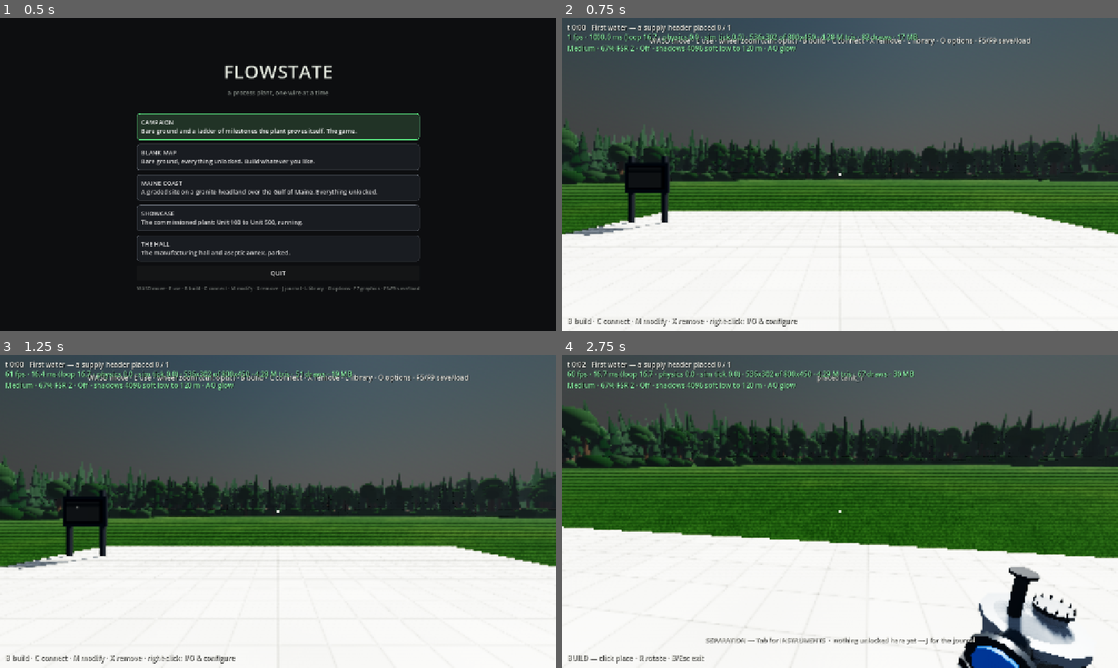
Above: before the commit, frames 1-4 (two rows, left to right).
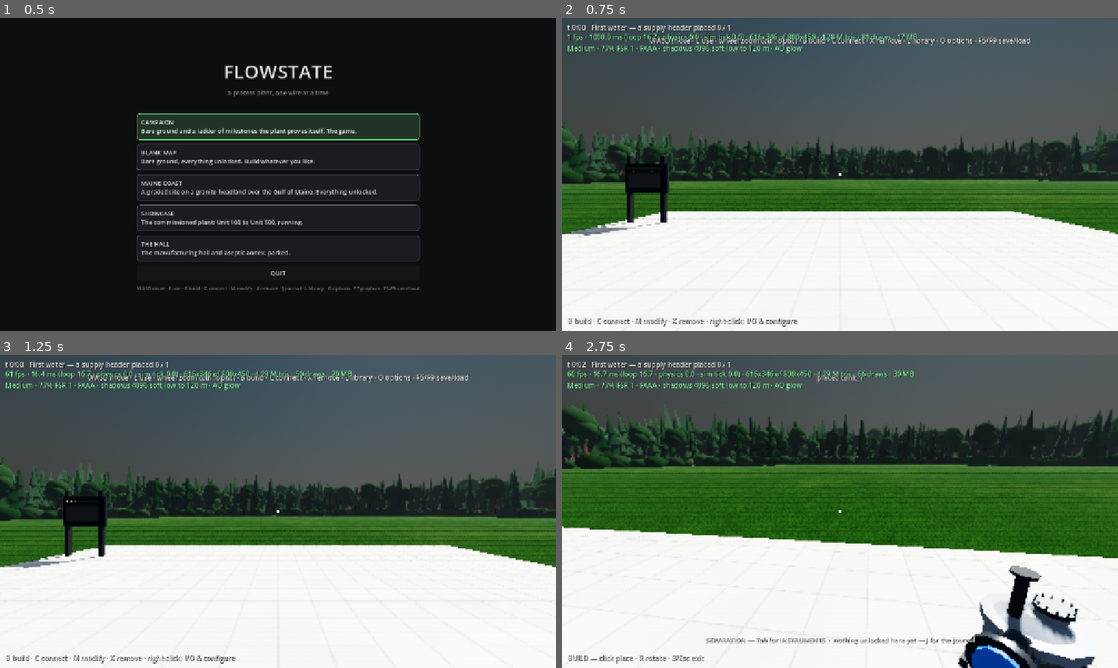
Above: after the commit, the same moments.

Repository: whharris917/flowstate
Game: Godot game, scene res://world/menu.tscn
Two runs of this game, one before a commit and one after it. Both use one fixed random seed, a clock stepped at 60 frames per second and the inputs below. Sound files missing from this copy of the repository are replaced by a short silence.
Inputs (mouse positions are in pixels of both pictures, inside the frame that each line leads up to):
- Up to frame 1 (0.5 s): no input
- Up to frame 2 (0.75 s): click "CAMPAIGN Bare ground and a la…" at 0.5 s
- Up to frame 3 (1.25 s): no input
- Up to frame 4 (2.75 s): move the mouse to (867, 511) at 1.27 s; hold B (build_mode) 1.28-2.03 s; hold W (move_forward) from 1.28 s (still down); click (867, 511) at 1.42 s; move the mouse to (812, 511) at 2.02 s; tap Tab (catalog_page) at 2.1 s

Frame 1 is identical in both runs. In frame 2, 4.4% of the frame differs, in the area x 0-100%, y 4-70%; in frame 3, 4.3%; in frame 4, 5.9%, in the area x 0-100%, y 4-100%.

Commit message:
Low and Medium upscale with FSR 1: FSR 2 cost the integrated GPU half the frame
The Maine probe now bisects the Low preset, hiding each landscape
part in turn and swapping the upscaler: FSR 2 at 59 % read 41 fps,
FSR 1 78, and full resolution with no upscaler 62. Low and Medium use
FSR 1 (Medium at 77 % with FXAA). The star dome is hidden by day, when
it drew nothing and cost 4 fps; past 110 m the terrain shader takes a
cheap path. The Maine coast goes from 55 / 37 to 81 / 47 on Low and
Medium.

Co-Authored-By: Claude Fable 5.1 <noreply@anthropic.com>
Claude-Session: https://claude.ai/code/session_01QTpjTWMpBneuKPfakVwF2u

Diff:
--- a/game/ui/graphics_settings.gd
+++ b/game/ui/graphics_settings.gd
@@ -14,11 +14,14 @@
 # What each preset sets. High is the game as it was tuned on
 # 2026-09-11; Low is what an integrated GPU can hold; Ultra adds the
 # global illumination and fog the old "high lighting" toggle held.
+# Low and Medium upscale with FSR 1, not FSR 2: on the director's
+# integrated GPU FSR 2's temporal pass cost half the frame (the Maine
+# coast on Low: 41 fps with it, 78 without, 2026-09-13).
 const PRESETS: Dictionary = {
-	"Low": {"scale": 0.59, "upscaler": "fsr2", "aa": "off", "shadow_size": 2048,
+	"Low": {"scale": 0.59, "upscaler": "fsr1", "aa": "off", "shadow_size": 2048,
 		"shadow_filter": "hard", "shadow_distance": 60, "shadow_splits": 2, "ssao": false, "ssr": false,
 		"glow": false, "sdfgi": false, "volumetric_fog": false, "tree_shadows": false},
-	"Medium": {"scale": 0.67, "upscaler": "fsr2", "aa": "off", "shadow_size": 4096,
+	"Medium": {"scale": 0.77, "upscaler": "fsr1", "aa": "fxaa", "shadow_size": 4096,
 		"shadow_filter": "soft_low", "shadow_distance": 120, "shadow_splits": 2, "ssao": true, "ssr": false,
 		"glow": true, "sdfgi": false, "volumetric_fog": false, "tree_shadows": true},
 	"High": {"scale": 1.0, "upscaler": "bilinear", "aa": "msaa4", "shadow_size": 8192,
--- a/game/world/maine_probe.gd
+++ b/game/world/maine_probe.gd
@@ -53,6 +53,45 @@
 		await _shot("user://%sgraphics_%s.png" % [_prefix, preset.to_lower()])
 		print("[probe] graphics %s: %.0f fps (loop %.0f ms) — %s" % [preset, best, loop_ms,
 			world.graphics.summary()])
+	# What each part of the landscape costs on Low (director, 2026-09-13:
+	# "not even reaching 60 fps on Low"): the rate with each part hidden
+	# in turn, and with the cheaper upscaler.
+	world.graphics.set_preset("Low")
+	world.graphics.apply(world)
+	var forests: Array[Forest] = []
+	for child in coast.get_children():
+		if child is Forest:
+			forests.append(child as Forest)
+	var terrain_mesh: MeshInstance3D = null
+	for child in coast.find_child("Terrain", false, false).get_children():
+		if child is MeshInstance3D:
+			terrain_mesh = child as MeshInstance3D
+	var stars: MeshInstance3D = (world as Object).get("_stars") as MeshInstance3D
+	var parts: Array = [
+		["everything", func(on: bool) -> void: pass],
+		["without the far wood", func(on: bool) -> void: forests[1].visible = on],
+		["without the near wood", func(on: bool) -> void: forests[0].visible = on],
+		["without the sea", func(on: bool) -> void: coast.sea.visible = on],
+		["without the terrain", func(on: bool) -> void: terrain_mesh.visible = on],
+		["without the star dome", func(on: bool) -> void: if stars != null: stars.visible = on],
+		["with FSR 2 instead of FSR 1", func(on: bool) -> void:
+			world.graphics.values["upscaler"] = "fsr1" if on else "fsr2"
+			world.graphics.apply(world)],
+		["at 100% scale, no upscaler", func(on: bool) -> void:
+			world.graphics.values["scale"] = 0.59 if on else 1.0
+			world.graphics.values["upscaler"] = "fsr2" if on else "bilinear"
+			world.graphics.apply(world)],
+	]
+	for part: Array in parts:
+		(part[1] as Callable).call(false)
+		await get_tree().create_timer(1.5).timeout
+		var best := 0.0
+		for _k in 4:
+			await get_tree().create_timer(0.5).timeout
+			best = maxf(best, Engine.get_frames_per_second())
+		print("[probe] Low %-30s %.0f fps · %.2f M tris" % [str(part[0]), best,
+			Performance.get_monitor(Performance.RENDER_TOTAL_PRIMITIVES_IN_FRAME) / 1.0e6])
+		(part[1] as Callable).call(true)
 	world.graphics.set_preset("High")
 	world.graphics.apply(world)
 	# From the east shore ledge, back up at the site.
--- a/game/world/sandbox.gd
+++ b/game/world/sandbox.gd
@@ -227,6 +227,9 @@
 func _on_time_of_day(_horizon: float, twilight: float) -> void:
 	if _stars_mat != null:
 		_stars_mat.set_shader_parameter("visibility", 1.0 - twilight)
+		# The dome covers the whole sky; by day it drew nothing and still
+		# cost the fill (4 fps on the laptop, 2026-09-13).
+		_stars.visible = twilight < 0.999
 	# Night level set with the director (2026-09-12): 3 was too dim, 9
 	# too bright; 5.5 is a lit night shift.
 	for light in _hall_lights:
--- a/game/world/terrain.gdshader
+++ b/game/world/terrain.gdshader
@@ -4,10 +4,15 @@
 // where it is steep or within the sea's reach, cobble where the site
 // says a beach is (vertex colour red), and the tide's bands on the
 // rock. Graded ground (vertex colour green) is plain field whatever
-// its height: a site is mown. World-space throughout, as the field
-// shader is, so nothing swims. Shared rock functions live in
-// granite.gdshaderinc.
+// its height: a site is mown. Outcrops (vertex colour blue) are rock.
+// World-space throughout, as the field shader is, so nothing swims.
+// Shared rock functions live in granite.gdshaderinc. Past FAR metres
+// the grain, the lichen and the relief are under a pixel, so the far
+// ground takes a cheap path: the same colours by slope and height
+// from one noise (2026-09-13: the full path cost the laptop 7 fps).
 #include "res://world/granite.gdshaderinc"
+
+const float FAR = 110.0;
 
 uniform float sea_y = -7.0;
 uniform float tide_y = -7.0;
@@ -32,7 +37,6 @@
 
 void fragment() {
 	float dist = length(world_pos - CAMERA_POSITION_WORLD);
-	float near = clamp(1.0 - dist / 25.0, 0.0, 1.0);
 	vec2 p = world_pos.xz;
 	vec3 wn = normalize(world_normal);
 	float slope = 1.0 - clamp(wn.y, 0.0, 1.0);
@@ -41,52 +45,67 @@
 	// ground keeps the rock and the heath.
 	float wild = 1.0 - smoothstep(0.5, 0.9, graded);
 
-	// The field: the grass shader's patches, clumps and blades, with
-	// drifts of heath (bayberry, juniper, blueberry) toward the shore.
-	float patches = value_noise(p * 0.07) * 0.6 + value_noise(p * 0.23 + 7.0) * 0.4;
-	float clumps = value_noise(p * 2.2 + 3.0);
-	float blades = value_noise(p * 38.0) * near;
-	vec3 veg = mix(grass_color, grass_dry, smoothstep(0.45, 0.90, patches) * 0.55);
-	veg = mix(veg, grass_dark, (1.0 - clumps) * 0.30);
-	veg *= 0.92 + 0.22 * (blades - 0.5 * near);
-	float heath = smoothstep(0.55, 0.85, value_noise(p * 0.03 + 41.0)) * (1.0 - smoothstep(9.0, 16.0, above)) * wild;
-	veg = mix(veg, heath_color * (0.85 + 0.3 * clumps), heath * 0.45);
+	if (dist > FAR) {
+		float patches = value_noise(p * 0.07);
+		vec3 veg = mix(grass_color, grass_dry, smoothstep(0.45, 0.90, patches) * 0.55);
+		float rockness = max(max(smoothstep(0.20, 0.40, slope), 1.0 - smoothstep(3.0, 6.0, above)) * wild, outcrop);
+		vec3 rock = lin(vec3(0.40, 0.36, 0.33));
+		float weed = (1.0 - smoothstep(1.2, 2.1, above)) * smoothstep(-3.5, -1.5, above);
+		rock = mix(rock, lin(vec3(0.11, 0.12, 0.04)), weed * 0.7);
+		rock = mix(rock, lin(vec3(0.07, 0.07, 0.04)), (1.0 - smoothstep(-2.5, -0.8, above)) * 0.8);
+		ALBEDO = mix(veg, rock, rockness);
+		ROUGHNESS = mix(0.96, 0.78, rockness);
+		SPECULAR = mix(0.08, 0.25, rockness);
+	} else {
+		float near = clamp(1.0 - dist / 25.0, 0.0, 1.0);
 
-	// Rock: every steep face, and the band the sea works — bare ledge
-	// to a few metres over high water, its upper edge ragged.
-	float rockness = smoothstep(0.20, 0.40, slope);
-	float shore = 1.0 - smoothstep(3.0, 6.0, above + 1.5 * value_noise(p * 0.06));
-	rockness = max(max(rockness, shore) * wild, outcrop);
-	vec3 rock = lichen(granite(world_pos, wn), world_pos, wn, above);
-	float rough = 0.78;
-	rock = shore_bands(rock, world_pos, wn, sea_y, tide_y, rough);
-	// A beach: cobble and gravel in the low band where the site says
-	// so, instead of ledge.
-	float cobble = beach * (1.0 - smoothstep(2.5, 4.0, above)) * smoothstep(-3.0, -1.0, above);
-	vec3 pebbles = mix(lin(vec3(0.30, 0.28, 0.26)), lin(vec3(0.42, 0.40, 0.36)), smoothstep(0.4, 0.8, value_noise(p * 9.0)));
-	pebbles = mix(pebbles, lin(vec3(0.36, 0.29, 0.23)), smoothstep(0.6, 0.9, value_noise(p * 3.3 + 5.0)) * 0.5);
-	pebbles *= 1.0 - 0.38 * (1.0 - smoothstep(tide_y + 0.15, tide_y + 0.9, world_pos.y));
-	rock = mix(rock, pebbles, cobble);
-	rockness = max(rockness, cobble);
+		// The field: the grass shader's patches, clumps and blades, with
+		// drifts of heath (bayberry, juniper, blueberry) toward the shore.
+		float patches = value_noise(p * 0.07) * 0.6 + value_noise(p * 0.23 + 7.0) * 0.4;
+		float clumps = value_noise(p * 2.2 + 3.0);
+		float blades = value_noise(p * 38.0) * near;
+		vec3 veg = mix(grass_color, grass_dry, smoothstep(0.45, 0.90, patches) * 0.55);
+		veg = mix(veg, grass_dark, (1.0 - clumps) * 0.30);
+		veg *= 0.92 + 0.22 * (blades - 0.5 * near);
+		float heath = smoothstep(0.55, 0.85, value_noise(p * 0.03 + 41.0)) * (1.0 - smoothstep(9.0, 16.0, above)) * wild;
+		veg = mix(veg, heath_color * (0.85 + 0.3 * clumps), heath * 0.45);
 
-	vec3 color = mix(veg, rock, rockness);
-	ALBEDO = color;
-	ROUGHNESS = mix(0.96, mix(rough, 0.85, cobble), rockness);
-	SPECULAR = mix(0.08, 0.25, rockness);
+		// Rock: every steep face, and the band the sea works — bare ledge
+		// to a few metres over high water, its upper edge ragged.
+		float rockness = smoothstep(0.20, 0.40, slope);
+		float shore = 1.0 - smoothstep(3.0, 6.0, above + 1.5 * value_noise(p * 0.06));
+		rockness = max(max(rockness, shore) * wild, outcrop);
+		vec3 rock = lichen(granite(world_pos, wn), world_pos, wn, above);
+		float rough = 0.78;
+		rock = shore_bands(rock, world_pos, wn, sea_y, tide_y, rough);
+		// A beach: cobble and gravel in the low band where the site says
+		// so, instead of ledge.
+		float cobble = beach * (1.0 - smoothstep(2.5, 4.0, above)) * smoothstep(-3.0, -1.0, above);
+		vec3 pebbles = mix(lin(vec3(0.30, 0.28, 0.26)), lin(vec3(0.42, 0.40, 0.36)), smoothstep(0.4, 0.8, value_noise(p * 9.0)));
+		pebbles = mix(pebbles, lin(vec3(0.36, 0.29, 0.23)), smoothstep(0.6, 0.9, value_noise(p * 3.3 + 5.0)) * 0.5);
+		pebbles *= 1.0 - 0.38 * (1.0 - smoothstep(tide_y + 0.15, tide_y + 0.9, world_pos.y));
+		rock = mix(rock, pebbles, cobble);
+		rockness = max(rockness, cobble);
 
-	// Relief: the clumps and blades of the field near the camera, the
-	// grain of the rock a little further, both fading with distance so
-	// the far ground stays calm.
-	float e = 0.04;
-	float h0 = value_noise(p * 2.2 + 3.0) * 0.6 + value_noise(p * 38.0) * 0.4;
-	float hx = value_noise((p + vec2(e, 0.0)) * 2.2 + 3.0) * 0.6 + value_noise((p + vec2(e, 0.0)) * 38.0) * 0.4;
-	float hz = value_noise((p + vec2(0.0, e)) * 2.2 + 3.0) * 0.6 + value_noise((p + vec2(0.0, e)) * 38.0) * 0.4;
-	float er = 0.06;
-	float r0 = value_noise(p * 3.1 + 5.0);
-	float rx = value_noise((p + vec2(er, 0.0)) * 3.1 + 5.0);
-	float rz = value_noise((p + vec2(0.0, er)) * 3.1 + 5.0);
-	float mid = clamp(1.0 - dist / 60.0, 0.0, 1.0);
-	vec2 bump = mix(vec2(hx - h0, hz - h0) * 3.0 * near, vec2(rx - r0, rz - r0) * 4.0 * mid, rockness);
-	NORMAL_MAP = normalize(vec3(-bump.x, -bump.y, 1.0)) * 0.5 + 0.5;
-	NORMAL_MAP_DEPTH = 0.5;
+		vec3 color = mix(veg, rock, rockness);
+		ALBEDO = color;
+		ROUGHNESS = mix(0.96, mix(rough, 0.85, cobble), rockness);
+		SPECULAR = mix(0.08, 0.25, rockness);
+
+		// Relief: the clumps and blades of the field near the camera, the
+		// grain of the rock a little further, both fading with distance so
+		// the far ground stays calm.
+		float e = 0.04;
+		float h0 = value_noise(p * 2.2 + 3.0) * 0.6 + value_noise(p * 38.0) * 0.4;
+		float hx = value_noise((p + vec2(e, 0.0)) * 2.2 + 3.0) * 0.6 + value_noise((p + vec2(e, 0.0)) * 38.0) * 0.4;
+		float hz = value_noise((p + vec2(0.0, e)) * 2.2 + 3.0) * 0.6 + value_noise((p + vec2(0.0, e)) * 38.0) * 0.4;
+		float er = 0.06;
+		float r0 = value_noise(p * 3.1 + 5.0);
+		float rx = value_noise((p + vec2(er, 0.0)) * 3.1 + 5.0);
+		float rz = value_noise((p + vec2(0.0, er)) * 3.1 + 5.0);
+		float mid = clamp(1.0 - dist / 60.0, 0.0, 1.0);
+		vec2 bump = mix(vec2(hx - h0, hz - h0) * 3.0 * near, vec2(rx - r0, rz - r0) * 4.0 * mid, rockness);
+		NORMAL_MAP = normalize(vec3(-bump.x, -bump.y, 1.0)) * 0.5 + 0.5;
+		NORMAL_MAP_DEPTH = 0.5;
+	}
 }
Not shown, changed: CLAUDE.md
